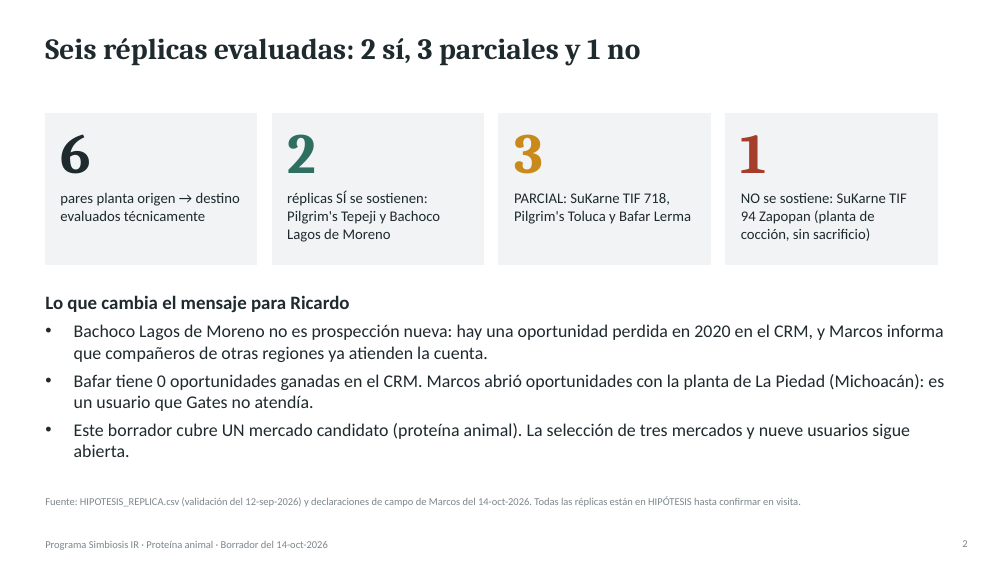
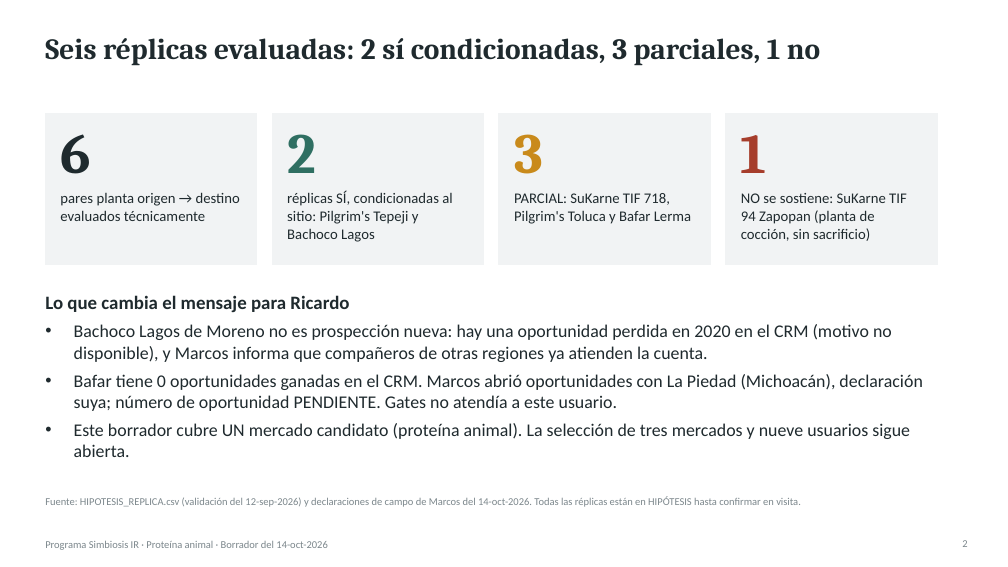
Before and after one commit to Marckqalex/Simbiosis-IR, a slide deck: slide 2 of entregables/Simbiosis_IR_Proteina_Animal_Entregable1.pptx. Drawn at 1008x567 pixels with LibreOffice and Linux fonts; fonts in the diff are those of the drawing. Boxes give left, top, right and bottom in pixels: in the first picture for what was removed or moved away, otherwise in the second. Text is boxed around its words. In the diff, an @@ line names an element or a change of style, - is before the commit and + after.

```diff
--- a/entregables/Simbiosis_IR_Proteina_Animal_Entregable1.pptx
+++ b/entregables/Simbiosis_IR_Proteina_Animal_Entregable1.pptx
@@ title at box(45, 38, 820, 66): text changed @@
-Seis réplicas evaluadas: 2 sí, 3 parciales y 1 no
+Seis réplicas evaluadas: 2 sí condicionadas, 3 parciales, 1 no
@@ text at box(287, 191, 452, 242): text changed @@
-réplicas SÍ se sostienen: Pilgrim's Tepeji y Bachoco Lagos de Moreno
+réplicas SÍ, condicionadas al sitio: Pilgrim's Tepeji y Bachoco Lagos
@@ text at box(74, 324, 922, 411): text changed @@
-• Bachoco Lagos de Moreno no es prospección nueva: hay una oportunidad perdida en 2020 en el CRM, y Marcos informa que compañeros de otras regiones ya atienden la cuenta.
-• Bafar tiene 0 oportunidades ganadas en el CRM. Marcos abrió oportunidades con la planta de La Piedad (Michoacán): es un usuario que Gates no atendía.
+• Bachoco Lagos de Moreno no es prospección nueva: hay una oportunidad perdida en 2020 en el CRM (motivo no disponible), y Marcos informa que compañeros de otras regiones ya atienden la cuenta.
+• Bafar tiene 0 oportunidades ganadas en el CRM. Marcos abrió oportunidades con La Piedad (Michoacán), declaración suya; número de oportunidad PENDIENTE. Gates no atendía a este usuario.
```
Also in this commit, not shown: 7 other slides changed, 1 slide added, 2 other files.
